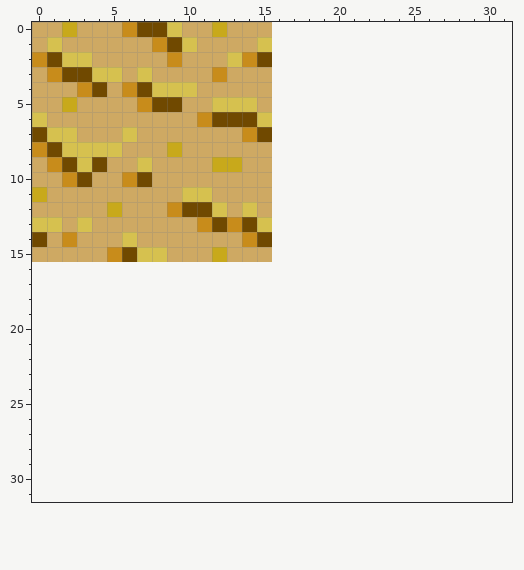
File history of a pixel-art sprite, TacticianMercSquad/img/terrain/sand.png. The first picture shows the starting point.
The file is 16x16 pixels. The old version is drawn lined up with the new one, on the new canvas.
Once edited:
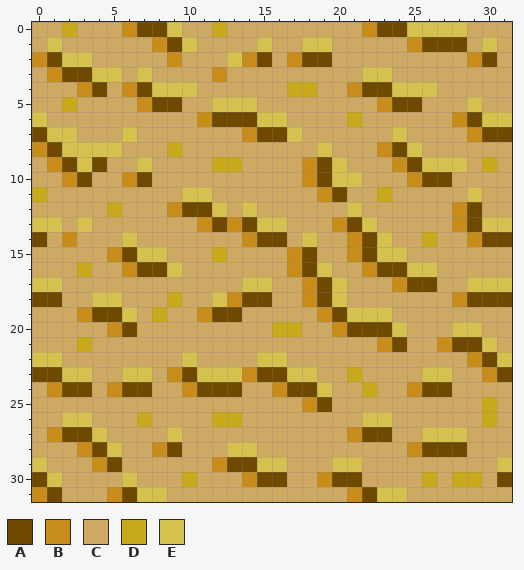
Palette (. is transparent): A #704900  B #c88c1b  C #cea963  D #c8a91b  E #d6c14f
Diff:
canvas 16x16 -> 32x32
Changed rows in their new state; - is an unchanged pixel.
first column x 0:
 0 ----------------CCCCCCBAAEEEECCC
 1 ----------------CCEECCCCCBAAACEC
 2 ----------------CBAACCCCCCCCCBAC
 3 ----------------CCCCCCEECCCCCCCC
 4 ----------------CDDCCBAAEEECCCCC
 5 ----------------CCCCCCCBAACCCECC
 6 ----------------ECCCCDCCCCCCBAEE
 7 ----------------AECCCCCCECCCCBAA
 8 ----------------CCCECCCBAECCCCCC
 9 ----------------CCBAECCCBAEEECDC
10 ----------------CCBAEECCCBAACCCC
11 ----------------CCCBACCDCCCCCECC
12 ----------------CCCCCECCCCCCBACC
13 ----------------ECCCBAECCCCCBAEE
14 ----------------ACECCBAECCDCCBAA
15 ----------------CBACCBAEECCCCCCC
16 CCCDCCBAAECCCCCCCBAECCBAAEECCCCC
17 EECCCCCCCCCCCCEECCBAECCCBAACCEEE
18 AACCEECCCDCCEBAACCBAECCCCCCCBAAA
19 CCCBAAECDCCBAACCCCCBAEEECCCCCCCC
20 CCCCCBACCCCCCCCCDDCCBAAAECCCEECC
21 CCCDCCCCCCCCCCCCCCCCCCCBACCBAAEC
22 EECCCCCCCCECCCCEECCCCCCCCCCCCBAE
23 AAEECCEECBAEEEBAAEECCDCCCCEECCBA
24 CBAACBAACCBAAACCBAAECCDCCBAACCCC
25 CCCCCCCCCCCCCCCCCCBACCCCCCCCCCDC
26 CCEECCCDCCCCDDCCCCCCCCEECCCCCCDC
27 CBAAECCCCECCCCCCCCCCCBAACCEEECCC
28 CCCBAECCBACCCEECCCCCCCCCCBAAACCC
29 ECCCBACCCCCCBAAEECCCEECCCCCCCCCE
30 AECCCCECCCDCCCBAACCBAACCCCDCDDCA
31 BACCCBAEECCCCCCCCCCCCBAEECCCCCCC
